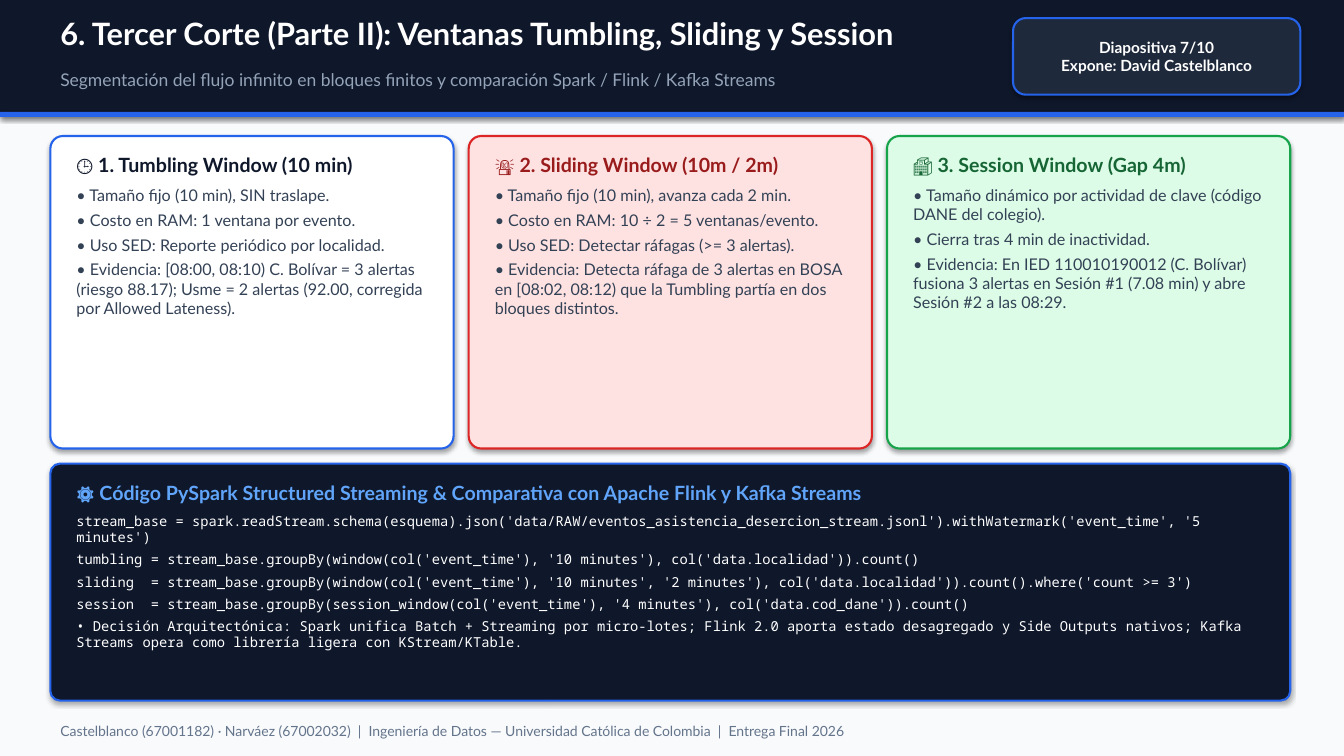
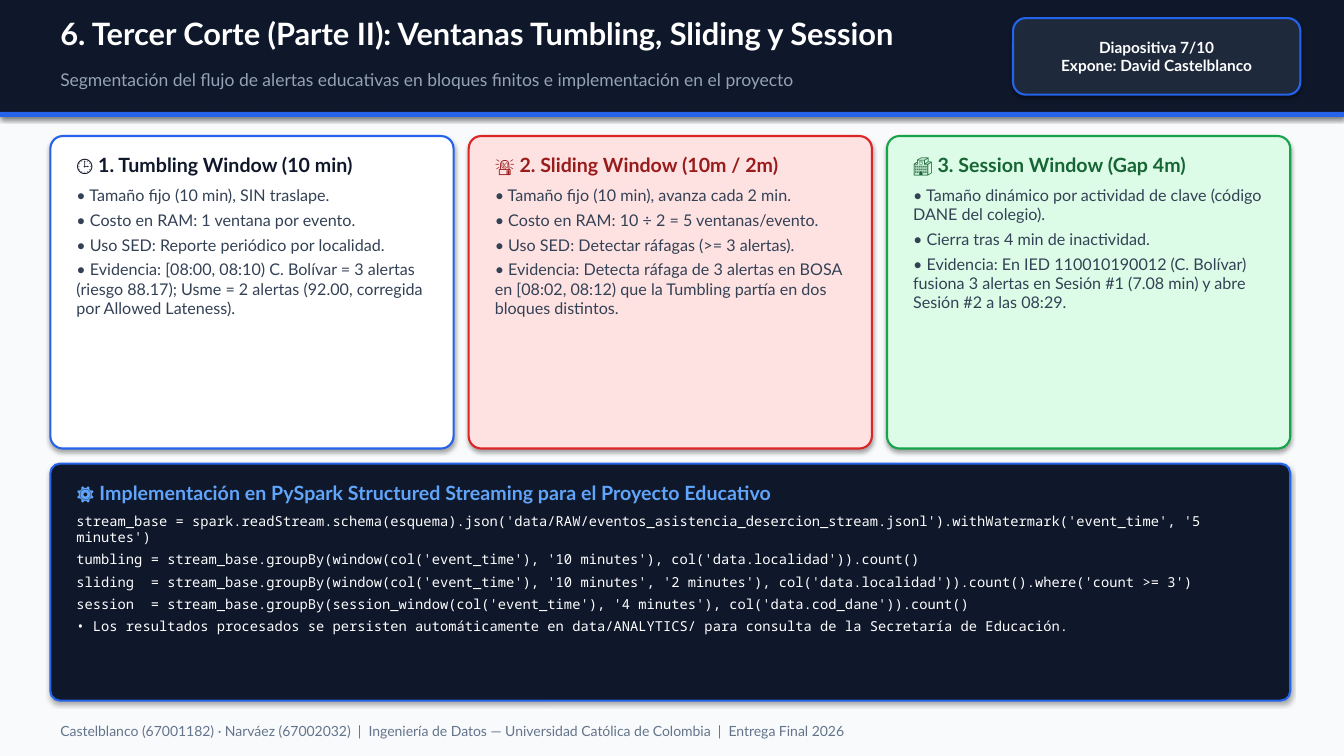
Before and after one commit to HCA-3/Proyecto-ING-DATO, a slide deck: slide 7 of entregables/entrega final/Presentacion_Sustentacion_Entrega_Final.pptx. Drawn at 1344x756 pixels with LibreOffice and Linux fonts; fonts in the diff are those of the drawing. Boxes give left, top, right and bottom in pixels: in the first picture for what was removed or moved away, otherwise in the second. Text is boxed around its words. In the diff, an @@ line names an element or a change of style, - is before the commit and + after.

Commit message:
Elimina comparativa de motores externos de exposiciones y enfoca el manual 100% en lo implementado en el proyecto

```diff
--- a/entregables/entrega final/Presentacion_Sustentacion_Entrega_Final.pptx
+++ b/entregables/entrega final/Presentacion_Sustentacion_Entrega_Final.pptx
@@ text at bbox=[60, 73, 794, 89]: text changed @@
-Segmentación del flujo infinito en bloques finitos y comparación Spark / Flink / Kafka Streams
+Segmentación del flujo de alertas educativas en bloques finitos e implementación en el proyecto
@@ text at bbox=[99, 485, 770, 504]: text changed @@
-⚙️ Código PySpark Structured Streaming & Comparativa con Apache Flink y Kafka Streams
+⚙️ Implementación en PySpark Structured Streaming para el Proyecto Educativo
@@ text at bbox=[93, 620, 1068, 635]: text changed @@
-• Decisión Arquitectónica: Spark unifica Batch + Streaming por micro-lotes; Flink 2.0 aporta estado desagregado y Side Outputs nativos; Kafka Streams opera como librería ligera con KStream/KTable.
+• Los resultados procesados se persisten automáticamente en data/ANALYTICS/ para consulta de la Secretaría de Educación.
```
Also in this commit, not shown: 5 other files.
